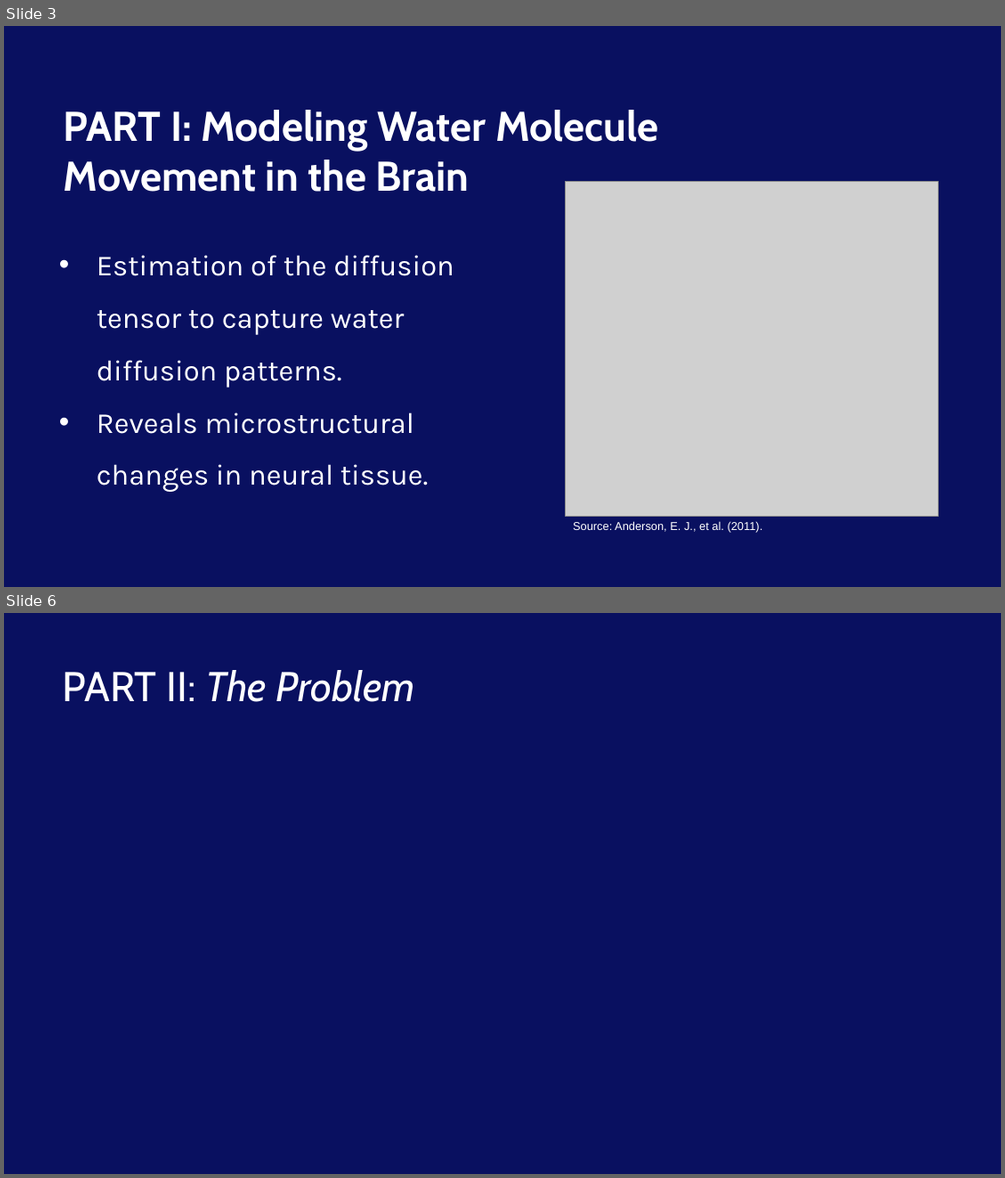
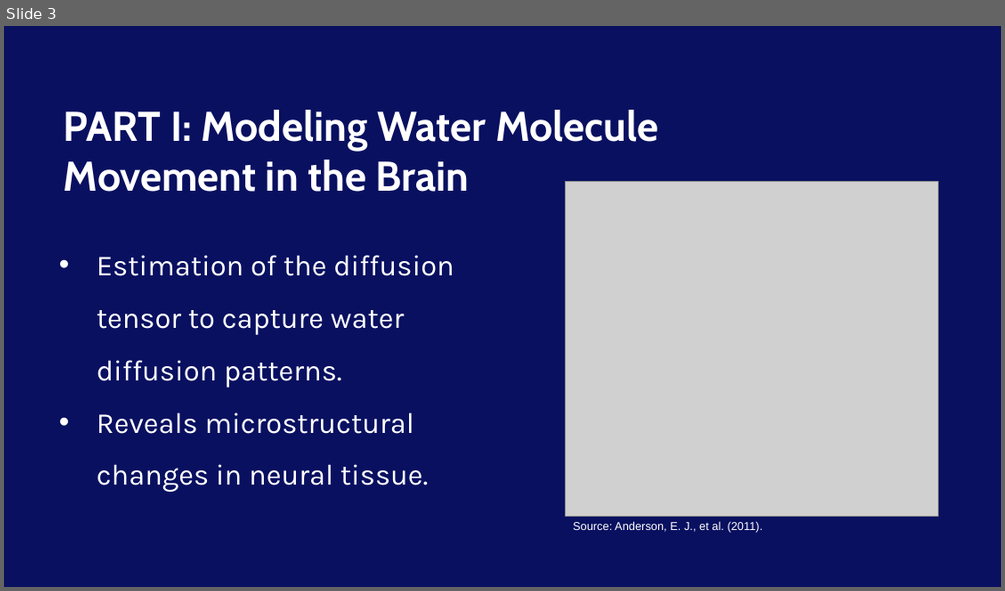
Before and after one commit to Neepa04/MXB201Group15, a slide deck: Report/Presentation.pptx. Shown one above the other, each under a label of ours: slides 3 and 6 before the commit, slide 3 after it; the slides between them are not shown. The pictures are 1005x1178 and 1005x591 pixels, drawn with LibreOffice and Linux fonts; fonts in the diff are those of the drawing; grey boxes stand for pictures; background and template pictures are left out. Boxes give left, top, right and bottom in pixels: in the first picture for what was removed or moved away, otherwise in the second. Text is boxed around its words. In the diff, an @@ line names an element or a change of style, - is before the commit and + after.

Commit message:
Added Part I problem presentation slides

```diff
--- a/Report/Presentation.pptx
+++ b/Report/Presentation.pptx
@@ slide 6 removed at (x1=4, y1=613, x2=1001, y2=1174), background picture (left out) @@
@@ title removed at (x1=63, y1=670, x2=414, y2=702) @@
-PART II: The Problem
```
Also in this commit, not shown: 1 slide changed, 3 slides added, 2 other slides removed.
